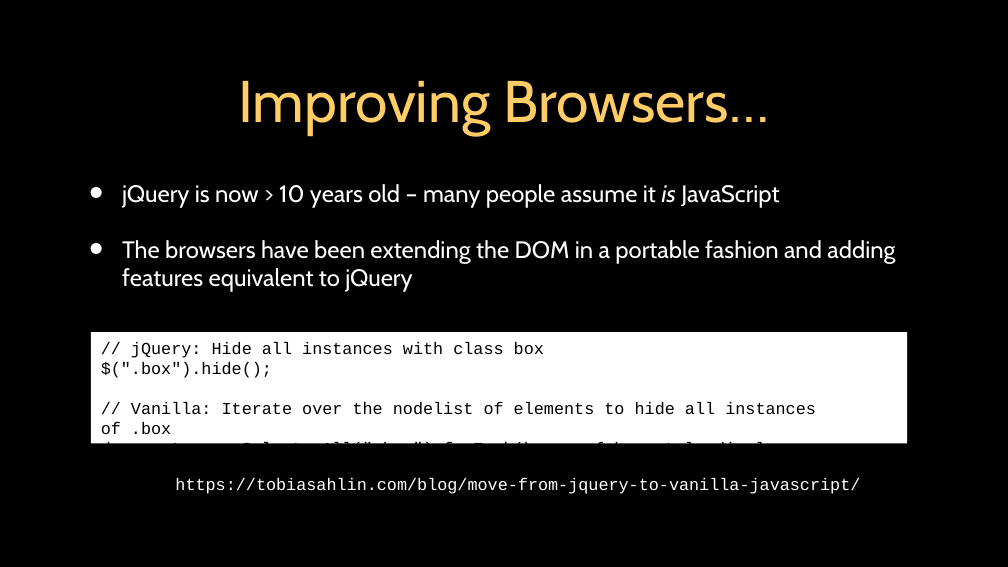
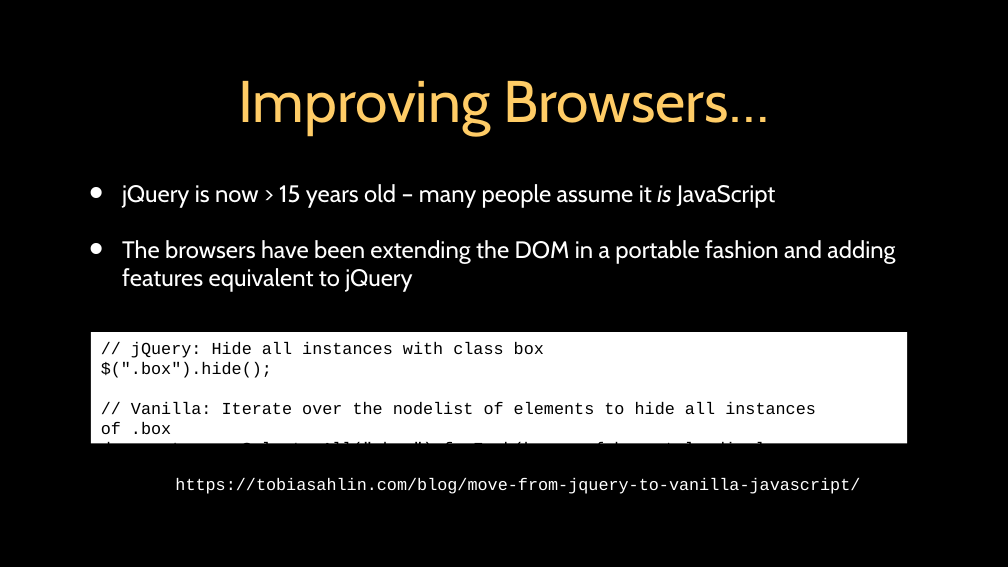
Before and after one commit to csev/dj4e, a slide deck: slide 18 of lectures/JS-03-JQuery.ppt. Drawn at 1008x567 pixels with LibreOffice and Linux fonts; fonts in the diff are those of the drawing. Boxes give left, top, right and bottom in pixels: in the first picture for what was removed or moved away, otherwise in the second. Text is boxed around its words. In the diff, an @@ line names an element or a change of style, - is before the commit and + after.

```diff
--- a/lectures/JS-03-JQuery.ppt
+++ b/lectures/JS-03-JQuery.ppt
@@ text at (122, 184, 775, 208): text changed @@
-• jQuery is now > 10 years old – many people assume it is JavaScript
+• jQuery is now > 15 years old – many people assume it is JavaScript
```
Also in this commit, not shown: 1 other file.
